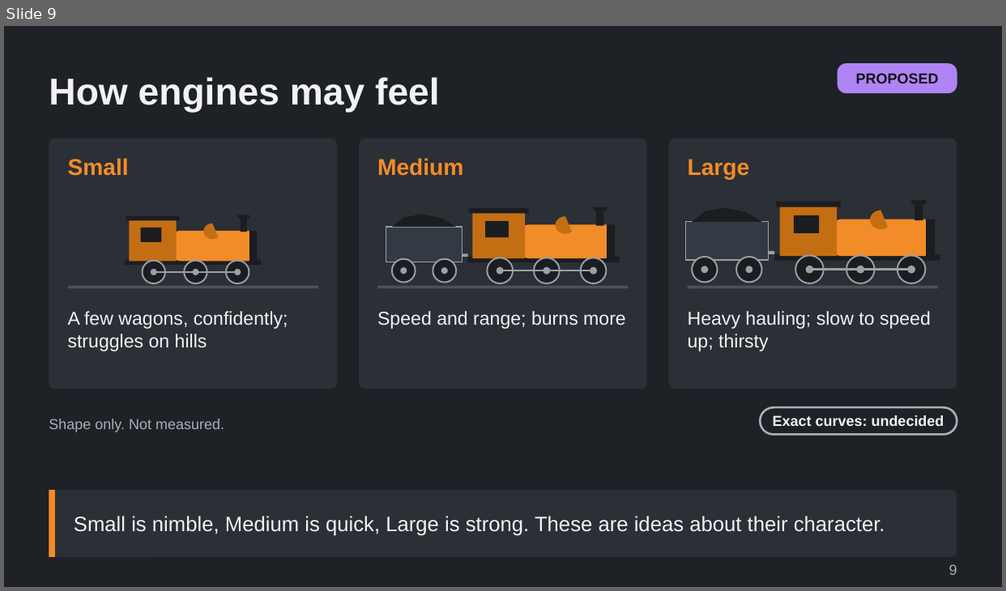
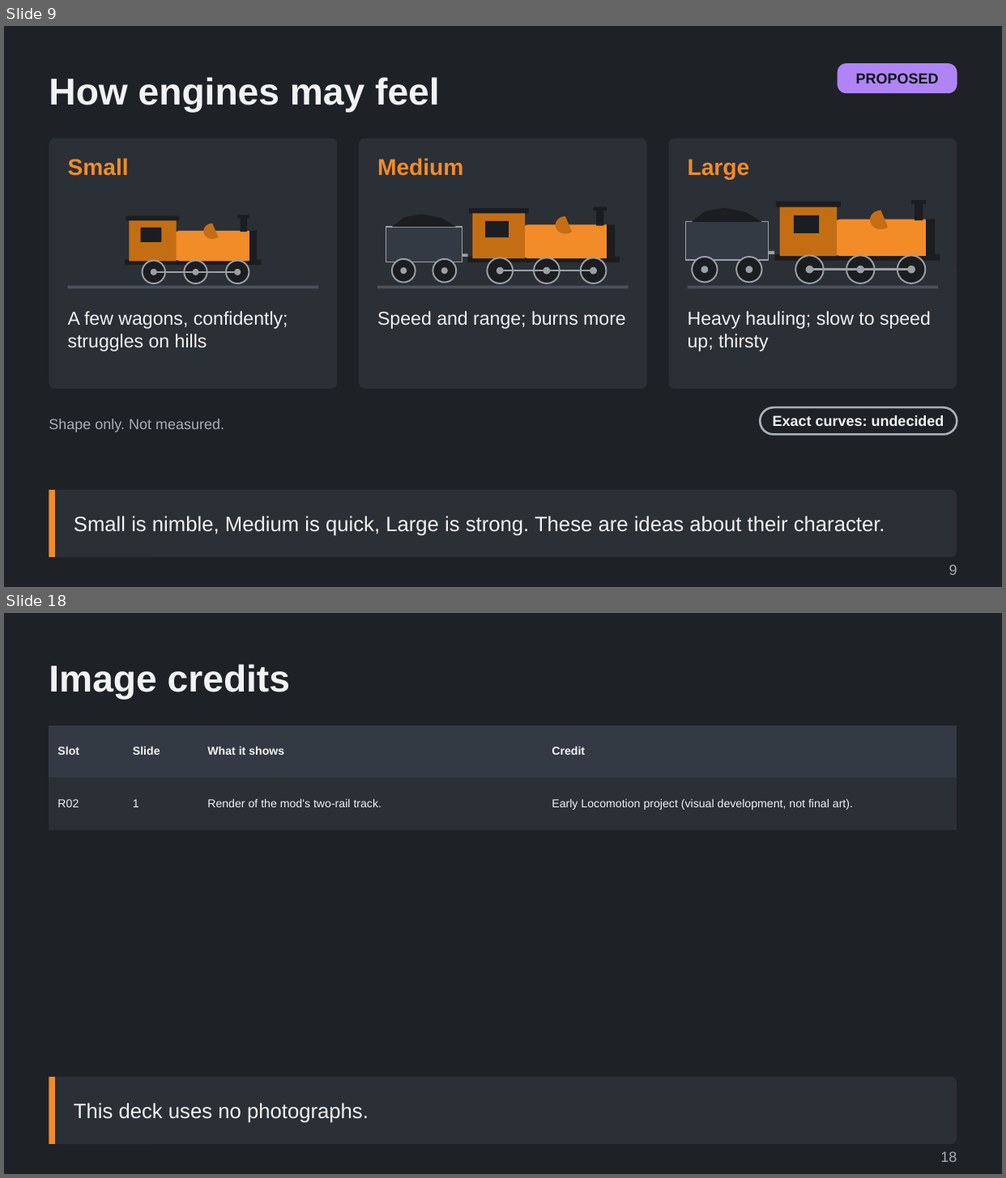
Before and after one commit to Tarenkookoo/Satisfactory---Early-Locomotion, a slide deck: Reporting/Claude Presents/Deck9_Balance/How_the_Mod_Is_Balanced_Explained.pptx. Shown one above the other, each under a label of ours: slide 9 before the commit, slides 9 and 18 after it; the slides between them are not shown. The pictures are 1006x591 and 1006x1178 pixels, drawn with LibreOffice and Linux fonts; fonts in the diff are those of the drawing. Boxes give left, top, right and bottom in pixels: in the first picture for what was removed or moved away, otherwise in the second. Text is boxed around its words. In the diff, an @@ line names an element or a change of style, - is before the commit and + after.

```diff
--- a/Reporting/Claude Presents/Deck9_Balance/How_the_Mod_Is_Balanced_Explained.pptx
+++ b/Reporting/Claude Presents/Deck9_Balance/How_the_Mod_Is_Balanced_Explained.pptx
@@ slide 18 added at (4, 613, 1002, 1174), background #1E2126 @@
@@ title added at (49, 664, 290, 699), 36 pt, text #F2F2F2, bold @@
+Image credits
@@ table added at (49, 726, 957, 830), 2 rows, 4 columns @@
+Slot | Slide | What it shows | Credit
+R02 | 1 | Render of the mod's two-rail track. | Early Locomotion project (visual development, not final art).
@@ rounded rectangle added at (49, 1077, 957, 1144), fill #2B2F36 @@
@@ rectangle added at (49, 1077, 55, 1144), fill #F28C28 @@
@@ text added at (74, 1103, 368, 1123), 20 pt, text #F2F2F2 @@
+This deck uses no photographs.
@@ text added at (940, 1152, 957, 1162), 14 pt, text #A9B0B8 @@
+18
```
Also in this commit, not shown: 8 other slides added, 3 other files.
